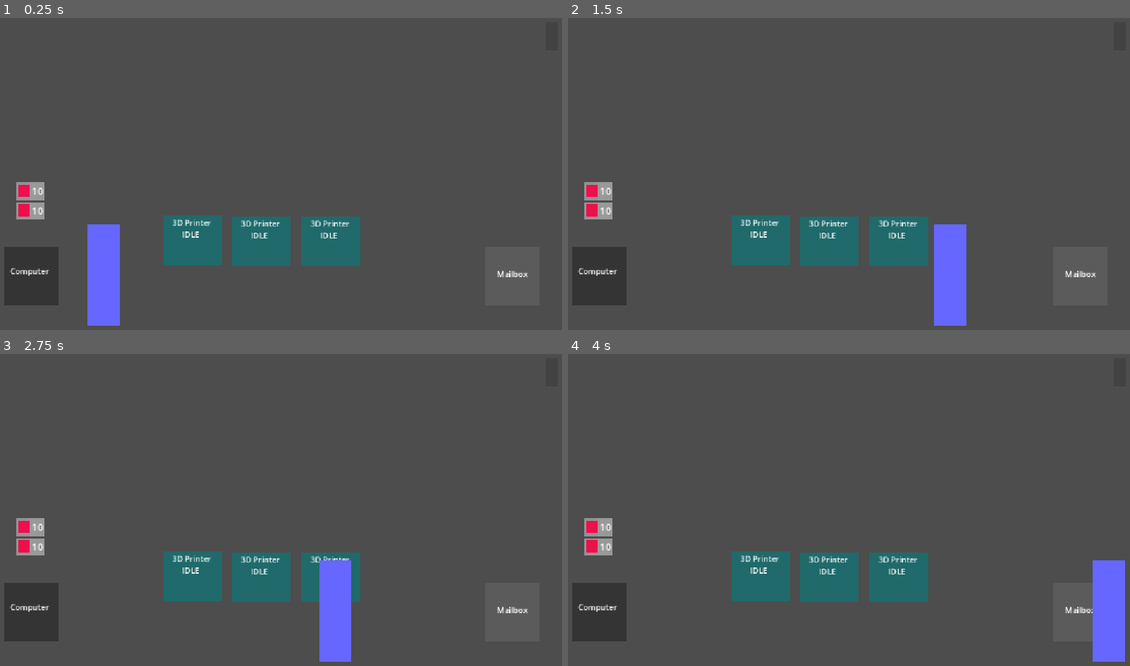
Above: before the commit, frames 1-4 (two rows, left to right).
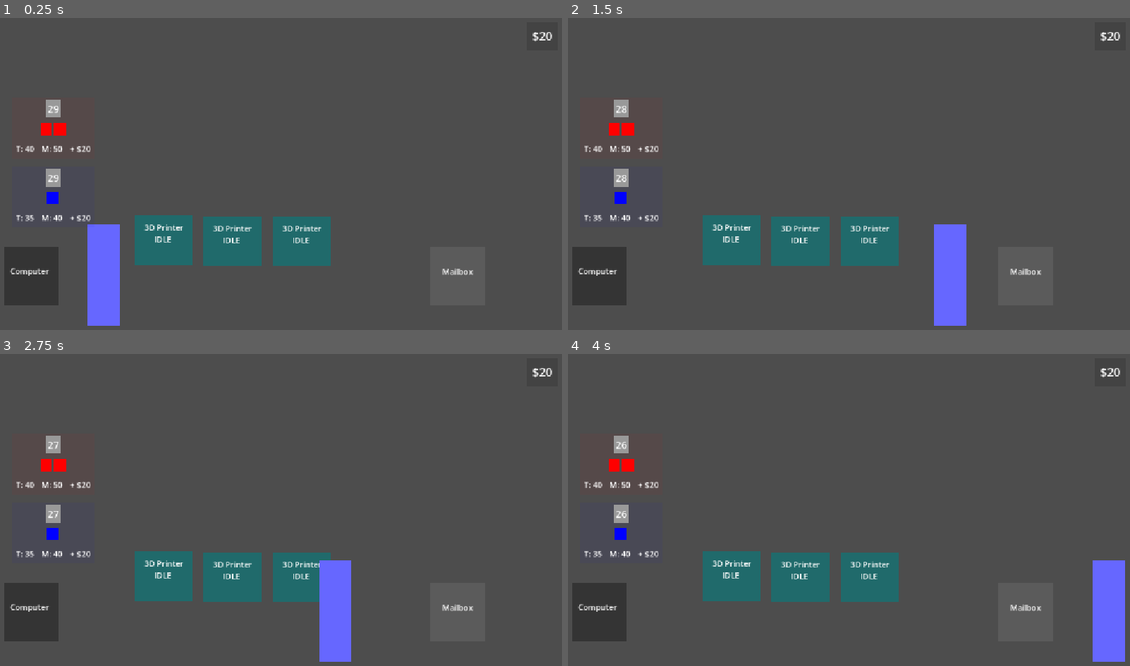
Above: after the commit, the same moments.

Repository: nathanestock/GMTK_Jam_26
Game: Godot game, scene res://main.tscn
Same seed, same stepped clock (60 frames per second), same inputs: the game is played once before the commit and once after it.
Inputs:
- Up to frame 1 (0.25 s): no input
- Up to frame 2 (1.5 s): tap Enter (ui_accept) at 0.5, 0.77 s; hold Right (ui_right) from 0.53 s (still down)
- Up to frame 3 (2.75 s): tap Enter (ui_accept) at 1.52 s; release Right (ui_right) at 2.03 s; hold Left (ui_left) from 2.03 s (still down)
- Up to frame 4 (4 s): release Left (ui_left) at 2.78 s; hold Right (ui_right) from 2.78 s (still down); tap Enter (ui_accept) at 3.02, 3.77 s

The runs differ from the first frame. In frame 1, 4.9% of the frame differs, in the area x 2-99%, y 4-84%; in frame 2, 4.9%; in frame 3, 4.4%; in frame 4, 4.9%.

Commit message:
improved and consolidated ui

Diff:
--- a/gmtk-jam-2026/3d_printer.gd
+++ b/gmtk-jam-2026/3d_printer.gd
@@ -86,6 +86,7 @@
 func _on_print_done():
 	_set_state(State.DONE)
 	countdown.hide()
+	print(printing_items)
 	print_done_ui.show_items(printing_items)
 
 
--- a/gmtk-jam-2026/3d_printer.tscn
+++ b/gmtk-jam-2026/3d_printer.tscn
@@ -11,52 +11,61 @@
 script = ExtResource("1_pmq5y")
 
 [node name="ColorRect" type="ColorRect" parent="." unique_id=1632248545]
-offset_right = 119.0
+anchors_preset = 5
+anchor_left = 0.5
+anchor_right = 0.5
+offset_left = -59.5
+offset_right = 59.5
 offset_bottom = 102.0
+grow_horizontal = 2
 color = Color(0.12744379, 0.41741565, 0.41870344, 1)
 
 [node name="Label" type="Label" parent="." unique_id=1260825969]
-offset_left = 18.0
-offset_top = 3.0
-offset_right = 97.0
-offset_bottom = 26.0
+offset_left = -39.0
+offset_top = 13.0
+offset_right = 40.0
+offset_bottom = 36.0
 text = "3D Printer"
 
 [node name="StateLabel" type="Label" parent="." unique_id=1207424293]
-offset_left = 16.0
-offset_top = 27.0
-offset_right = 95.0
-offset_bottom = 50.0
+offset_left = -41.0
+offset_top = 37.0
+offset_right = 38.0
+offset_bottom = 60.0
 text = "IDLE"
 horizontal_alignment = 1
 
 [node name="PrintItems" type="HBoxContainer" parent="." unique_id=2048400638]
 visible = false
-offset_left = -20.0
-offset_top = -150.0
-offset_right = 127.0
-offset_bottom = -9.0
-theme_override_constants/separation = 12
-alignment = 2
+anchors_preset = 7
+anchor_left = 0.5
+anchor_top = 1.0
+anchor_right = 0.5
+anchor_bottom = 1.0
+offset_left = -73.5
+offset_top = -141.0
+offset_right = 73.5
+grow_horizontal = 2
+grow_vertical = 0
+theme_override_constants/separation = 32
+alignment = 1
 
 [node name="Countdown" parent="." unique_id=93846558 instance=ExtResource("2_pmq5y")]
 visible = false
-offset_left = 36.0
-offset_top = 55.0
-offset_right = 76.0
-offset_bottom = 95.0
+offset_left = -20.0
+offset_top = -58.0
+offset_right = 20.0
+offset_bottom = -18.0
 
 [node name="PrintDoneActionUI" parent="." unique_id=1200552192 instance=ExtResource("3_pxnxx")]
 visible = false
-offset_left = 46.0
-offset_top = -40.0
-offset_right = 70.0
-offset_bottom = -16.0
+offset_transform_enabled = true
+offset_transform_position = Vector2(0, -20)
 
 [node name="Area2D" type="Area2D" parent="." unique_id=1828446575]
 
 [node name="CollisionShape2D" type="CollisionShape2D" parent="Area2D" unique_id=584956314]
-position = Vector2(60, 51)
+position = Vector2(-1, 50)
 shape = SubResource("RectangleShape2D_fnrvf")
 
 [connection signal="timeout" from="Countdown" to="." method="_on_print_done"]
--- a/gmtk-jam-2026/computer.gd
+++ b/gmtk-jam-2026/computer.gd
@@ -1,35 +1,30 @@
 extends Node2D
 
 const new_print_job = preload("res://ui/new_print_job_ui.tscn")
-const basic_job = preload("res://jobs/basic_job.tres")
-const big_job = preload("res://jobs/big_job.tres")
 
 @export var player: Player = null
 
 @onready var new_jobs = $NewJobs
 @onready var area2d = $Area2D
 
-# Called when the node enters the scene tree for the first time.
 func _ready():
-	_new_job(basic_job)
-	_new_job(big_job)
+	for job in JobManager.new_jobs:
+		_on_new_job(job)
+
+	JobManager.new_job.connect(_on_new_job)
 
 
-# Called every frame. 'delta' is the elapsed time since the previous frame.
-func _process(_delta):
-	var jobs = new_jobs.get_children()
-	if jobs.size() == 0:
-		_new_job(basic_job)
-
-func _new_job(job: PrintJob):
+func _on_new_job(job: PrintJob):
 	var new_job = new_print_job.instantiate()
 	new_job.job = job
-	new_job.job.set_item_colors()
 	area2d.body_entered.connect(new_job.show_actions)
 	area2d.body_exited.connect(new_job.hide_actions)
+
 	new_job.accepted.connect(_on_job_accepted)
+	new_job.expired.connect(JobManager.on_new_job_expired)
 
 	new_jobs.add_child(new_job)
+
 
 func _on_job_accepted(node: NewPrintJobUI):
 	JobManager.on_player_accepted_job(node.job)
--- a/gmtk-jam-2026/computer.tscn
+++ b/gmtk-jam-2026/computer.tscn
@@ -21,11 +21,15 @@
 text = "Computer"
 
 [node name="NewJobs" type="VBoxContainer" parent="." unique_id=96716841]
-offset_left = -19.0
-offset_top = -202.0
-offset_right = 128.0
-offset_bottom = -61.0
-theme_override_constants/separation = 12
+anchors_preset = 2
+anchor_top = 1.0
+anchor_bottom = 1.0
+offset_top = -141.0
+offset_right = 147.0
+grow_vertical = 0
+offset_transform_enabled = true
+offset_transform_position = Vector2(24, -48)
+theme_override_constants/separation = 32
 alignment = 2
 
 [node name="Area2D" type="Area2D" parent="." unique_id=1768047220]
--- a/gmtk-jam-2026/items/print_item.gd
+++ b/gmtk-jam-2026/items/print_item.gd
@@ -1,6 +1,7 @@
 extends Resource
 class_name PrintItem
 
+@export var material: int = 0
 @export var print_time: int = 0
 
 var color: Color
--- a/gmtk-jam-2026/job_manager.gd
+++ b/gmtk-jam-2026/job_manager.gd
@@ -2,6 +2,7 @@
 class_name JobManagerClass
 
 signal job_completed(PrintJob)
+signal new_job(PrintJob)
 
 const print_job_ui = preload("res://ui/print_job_ui.tscn")
 
@@ -9,13 +10,19 @@
 @onready var money_ui = $MoneyCounterUI
 
 var jobs: Array[PrintJob] = []
+var new_jobs: Array[PrintJob] = []
 
 
 func _ready():
 	money_ui.set_money(20)
+	_create_new_job(Color.RED)
+	_create_new_job(Color.BLUE)
+
 
 func on_player_accepted_job(job: PrintJob):
 	jobs.append(job)
+	var index = new_jobs.find(job)
+	new_jobs.remove_at(index)
 	_render_jobs_ui()
 
 
@@ -59,7 +66,33 @@
 	for job in completed_jobs:
 		money_ui.add_money(job.reward)
 
+		_create_new_job(job.color)
+
 		var index = list_hbox.get_children().map(func (ui): return ui.job).find(job)
 		var job_ui = list_hbox.get_child(index)
 		job_ui.queue_free()
 		jobs.remove_at(index)
+
+
+func _create_new_job(color: Color):
+	var job = PrintJob.new()
+	job.accept_time = 30
+	job.reward = 20
+	job.color = color
+
+	for i in randi_range(1, 2):
+		var item = PrintItem.new()
+		item.print_time = 5
+		item.material = 10
+		item.color = job.color
+		job.items.append(item)
+
+	new_jobs.append(job)
+	new_job.emit(job)
+
+
+func on_new_job_expired(job: PrintJob):
+	var index  = new_jobs.find(job)
+	new_jobs.remove_at(index)
+
+	_create_new_job(job.color)
--- a/gmtk-jam-2026/job_manager.tscn
+++ b/gmtk-jam-2026/job_manager.tscn
@@ -11,7 +11,9 @@
 anchor_left = 0.5
 anchor_right = 0.5
 grow_horizontal = 2
-theme_override_constants/separation = 20
+offset_transform_enabled = true
+offset_transform_position = Vector2(0, 16)
+theme_override_constants/separation = 32
 alignment = 1
 
 [node name="MoneyCounterUI" parent="." unique_id=1718694508 instance=ExtResource("2_d4d37")]
--- a/gmtk-jam-2026/jobs/print_job.gd
+++ b/gmtk-jam-2026/jobs/print_job.gd
@@ -14,9 +14,11 @@
 	return total
 
 
-func set_item_colors():
+func get_total_material() -> int:
+	var total = accept_time
 	for item in items:
-		item.color = color
+		total += item.material
+	return total
 
 
 func is_completed():
--- a/gmtk-jam-2026/mailbox.gd
+++ b/gmtk-jam-2026/mailbox.gd
@@ -3,11 +3,10 @@
 
 
 @onready var deliver_jobs_ui = $ReadyToDeliverJobs
-@onready var completed_jobs_list = $ReadyToDeliverJobs/VBoxContainer/CompletedJobList
-@onready var btn = $ReadyToDeliverJobs/VBoxContainer/Button
+@onready var completed_jobs_list = $ReadyToDeliverJobs/CompletedJobList
+@onready var btn = $ReadyToDeliverJobs/Button
 
 
-# Called when the node enters the scene tree for the first time.
 func _ready():
 	JobManager.job_completed.connect(_on_job_completed)
 
@@ -23,14 +22,29 @@
 
 
 func _on_job_completed(job: PrintJob):
+	var job_panel = PanelContainer.new()
+
+	var style = StyleBoxFlat.new()
+	style.set_border_width_all(1)
+	style.border_color = job.color
+	style.bg_color = job.color
+	style.bg_color.a = 0.05
+	style.set_expand_margin_all(8)
+
+	job_panel.add_theme_stylebox_override("panel", style)
+
 	var job_item_list = HBoxContainer.new()
+	job_item_list.alignment = BoxContainer.ALIGNMENT_CENTER
+
 	for item in job.items:
 		var rect = ColorRect.new()
 		rect.custom_minimum_size = Vector2(24,24)
 		rect.color = item.color
 		job_item_list.add_child(rect)
 
-	completed_jobs_list.add_child(job_item_list)
+	job_panel.add_child(job_item_list)
+
+	completed_jobs_list.add_child(job_panel)
 	deliver_jobs_ui.show()
 
 
--- a/gmtk-jam-2026/mailbox.tscn
+++ b/gmtk-jam-2026/mailbox.tscn
@@ -9,42 +9,53 @@
 script = ExtResource("1_oanx3")
 
 [node name="ColorRect" type="ColorRect" parent="." unique_id=1481730074]
-offset_right = 112.0
+anchors_preset = 1
+anchor_left = 1.0
+anchor_right = 1.0
+offset_left = -112.0
 offset_bottom = 120.0
+grow_horizontal = 0
 color = Color(0.35906905, 0.35906908, 0.35906896, 1)
 
 [node name="Label" type="Label" parent="." unique_id=2124266698]
-offset_left = 24.0
-offset_top = 44.0
-offset_right = 102.0
-offset_bottom = 67.0
+offset_left = -88.0
+offset_top = 39.0
+offset_right = -10.0
+offset_bottom = 62.0
 text = "Mailbox"
 
-[node name="ReadyToDeliverJobs" type="PanelContainer" parent="." unique_id=324858021]
+[node name="ReadyToDeliverJobs" type="HBoxContainer" parent="." unique_id=853832115]
 visible = false
-offset_left = 27.308167
-offset_top = -103.412415
-offset_right = 89.30817
-offset_bottom = -63.412415
+anchors_preset = 3
+anchor_left = 1.0
+anchor_top = 1.0
+anchor_right = 1.0
+anchor_bottom = 1.0
+offset_left = -100.0
+offset_top = -40.0
+grow_horizontal = 0
+grow_vertical = 0
+offset_transform_enabled = true
+offset_transform_position = Vector2(-12, -24)
+theme_override_constants/separation = 12
+alignment = 2
 
-[node name="VBoxContainer" type="VBoxContainer" parent="ReadyToDeliverJobs" unique_id=120856059]
-layout_mode = 2
-theme_override_constants/separation = 8
-
-[node name="CompletedJobList" type="VBoxContainer" parent="ReadyToDeliverJobs/VBoxContainer" unique_id=1587857847]
-layout_mode = 2
-
-[node name="Button" type="Button" parent="ReadyToDeliverJobs/VBoxContainer" unique_id=1080115950]
+[node name="Button" type="Button" parent="ReadyToDeliverJobs" unique_id=1080115950]
 visible = false
 layout_mode = 2
 text = "SHIP IT"
 
+[node name="CompletedJobList" type="VBoxContainer" parent="ReadyToDeliverJobs" unique_id=9610336]
+custom_minimum_size = Vector2(100, 0)
+layout_mode = 2
+theme_override_constants/separation = 32
+
 [node name="Area2D" type="Area2D" parent="." unique_id=798140632]
 
 [node name="CollisionShape2D" type="CollisionShape2D" parent="Area2D" unique_id=562128933]
-position = Vector2(56, 59)
+position = Vector2(-56, 60)
 shape = SubResource("RectangleShape2D_ha6t8")
 
-[connection signal="pressed" from="ReadyToDeliverJobs/VBoxContainer/Button" to="." method="_on_button_pressed"]
+[connection signal="pressed" from="ReadyToDeliverJobs/Button" to="." method="_on_button_pressed"]
 [connection signal="body_entered" from="Area2D" to="." method="_on_area_2d_body_entered"]
 [connection signal="body_exited" from="Area2D" to="." method="_on_area_2d_body_exited"]
--- a/gmtk-jam-2026/ui/money_counter_ui.gd
+++ b/gmtk-jam-2026/ui/money_counter_ui.gd
@@ -10,6 +10,7 @@
 
 func set_money(value: int):
 	money = value
+	_update_money_label()
 
 
 func add_money(value: int):
--- a/gmtk-jam-2026/ui/new_print_job_ui.gd
+++ b/gmtk-jam-2026/ui/new_print_job_ui.gd
@@ -1,19 +1,45 @@
-extends PanelContainer
+extends HBoxContainer
 class_name NewPrintJobUI
 
-signal accepted(NewPrintJob)
+signal accepted(NewPrintJobUI)
+signal expired(PrintJob)
 
 @export var job: PrintJob
 
-@onready var countdown = $HBoxContainer/Countdown
-@onready var accept_btn = $HBoxContainer/Button
+@onready var panel = $PanelContainer
+@onready var countdown = $PanelContainer/VBoxContainer/Countdown
+@onready var accept_btn = $Button
+@onready var items_list = $PanelContainer/VBoxContainer/ItemUIList
+@onready var time_label = $PanelContainer/VBoxContainer/HBoxContainer/PrintTimeLabel
+@onready var material_label = $PanelContainer/VBoxContainer/HBoxContainer/MaterialLabel
+@onready var reward_label = $PanelContainer/VBoxContainer/HBoxContainer/RewardLabel
 
 # Called when the node enters the scene tree for the first time.
 func _ready():
-	#countdown.start(job.accept_time)
+	for item in job.items:
+		var rect = ColorRect.new()
+		rect.custom_minimum_size = Vector2(24,24)
+		rect.color = job.color
+		items_list.add_child(rect)
+
+	time_label.text = "T: %d" % job.get_total_time()
+	material_label.text = "M: %d" % job.get_total_material()
+	reward_label.text = "+ $%d" % job.reward
+
+	countdown.start(job.accept_time)
 	countdown.connect("timeout", _on_expired)
 
+	var style = StyleBoxFlat.new()
+	style.set_border_width_all(1)
+	style.border_color = job.color
+	style.bg_color = job.color
+	style.bg_color.a = 0.05
+	style.set_expand_margin_all(8)
+
+	panel.add_theme_stylebox_override("panel", style)
+
 func _on_expired():
+	expired.emit(job)
 	queue_free()
 
 func show_actions(_body):
--- a/gmtk-jam-2026/ui/new_print_job_ui.tscn
+++ b/gmtk-jam-2026/ui/new_print_job_ui.tscn
@@ -3,37 +3,73 @@
 [ext_resource type="Script" uid="uid://bv2d04xatm3b" path="res://ui/new_print_job_ui.gd" id="1_risfh"]
 [ext_resource type="PackedScene" uid="uid://real3m6m8fbo" path="res://ui/countdown.tscn" id="2_v6w5o"]
 
-[sub_resource type="StyleBoxFlat" id="StyleBoxFlat_e8xbq"]
-bg_color = Color(1, 1, 1, 0.39215687)
-expand_margin_left = 4.0
-expand_margin_top = 4.0
-expand_margin_right = 4.0
-expand_margin_bottom = 4.0
+[sub_resource type="StyleBoxFlat" id="StyleBoxFlat_syao1"]
+bg_color = Color(0.31431612, 0.31431612, 0.31431603, 1)
+border_width_left = 2
+border_width_top = 2
+border_width_right = 2
+border_width_bottom = 2
+border_color = Color(1, 1, 1, 1)
+expand_margin_left = 8.0
+expand_margin_top = 8.0
+expand_margin_right = 8.0
+expand_margin_bottom = 8.0
 
-[node name="NewPrintJobUI" type="PanelContainer" unique_id=1200552192]
+[node name="NewPrintJobUI" type="HBoxContainer" unique_id=522537254]
 z_index = 2
 z_as_relative = false
+anchors_preset = 7
+anchor_left = 0.5
+anchor_top = 1.0
+anchor_right = 0.5
+anchor_bottom = 1.0
+offset_left = -103.5
+offset_top = -107.0
+offset_right = 103.5
+grow_horizontal = 2
+grow_vertical = 0
 size_flags_horizontal = 4
 size_flags_vertical = 4
-theme_override_styles/panel = SubResource("StyleBoxFlat_e8xbq")
+theme_override_constants/separation = 16
 script = ExtResource("1_risfh")
 
-[node name="HBoxContainer" type="HBoxContainer" parent="." unique_id=2015079944]
+[node name="PanelContainer" type="PanelContainer" parent="." unique_id=1276990504]
+layout_mode = 2
+theme_override_styles/panel = SubResource("StyleBoxFlat_syao1")
+
+[node name="VBoxContainer" type="VBoxContainer" parent="PanelContainer" unique_id=1535155332]
+layout_mode = 2
+theme_override_constants/separation = 16
+
+[node name="Countdown" parent="PanelContainer/VBoxContainer" unique_id=93846558 instance=ExtResource("2_v6w5o")]
 layout_mode = 2
 
-[node name="ColorRect" type="ColorRect" parent="HBoxContainer" unique_id=796025825]
-custom_minimum_size = Vector2(24, 24)
+[node name="ItemUIList" type="HBoxContainer" parent="PanelContainer/VBoxContainer" unique_id=672453723]
+custom_minimum_size = Vector2(0, 24)
 layout_mode = 2
-size_flags_horizontal = 4
-size_flags_vertical = 4
-color = Color(0.9384959, 0.057033993, 0.29948437, 1)
+alignment = 1
 
-[node name="Countdown" parent="HBoxContainer" unique_id=93846558 instance=ExtResource("2_v6w5o")]
+[node name="HBoxContainer" type="HBoxContainer" parent="PanelContainer/VBoxContainer" unique_id=680950830]
 layout_mode = 2
+theme_override_constants/separation = 16
 
-[node name="Button" type="Button" parent="HBoxContainer" unique_id=775843018]
+[node name="PrintTimeLabel" type="Label" parent="PanelContainer/VBoxContainer/HBoxContainer" unique_id=1636462392]
+layout_mode = 2
+text = "T: 50"
+
+[node name="MaterialLabel" type="Label" parent="PanelContainer/VBoxContainer/HBoxContainer" unique_id=1716773675]
+layout_mode = 2
+text = "M: 50"
+
+[node name="RewardLabel" type="Label" parent="PanelContainer/VBoxContainer/HBoxContainer" unique_id=468178944]
+layout_mode = 2
+size_flags_horizontal = 3
+text = "+ $50"
+horizontal_alignment = 2
+
+[node name="Button" type="Button" parent="." unique_id=775843018]
 visible = false
 layout_mode = 2
 text = "ACCEPT"
 
-[connection signal="pressed" from="HBoxContainer/Button" to="." method="_on_button_pressed"]
+[connection signal="pressed" from="Button" to="." method="_on_button_pressed"]
--- a/gmtk-jam-2026/ui/print_done_action_ui.gd
+++ b/gmtk-jam-2026/ui/print_done_action_ui.gd
@@ -1,12 +1,22 @@
-extends PanelContainer
+extends VBoxContainer
 class_name PrintDoneActionUI
 
 signal pickup
 
-@onready var item_list = $VBoxContainer/HBoxContainer
-@onready var pickup_btn = $VBoxContainer/Button
+@onready var panel = $PanelContainer
+@onready var item_list = $PanelContainer/VBoxContainer/ItemUIList
+@onready var pickup_btn = $Button
 
 func show_items(items: Array[PrintItem]):
+	var style = StyleBoxFlat.new()
+	style.set_border_width_all(1)
+	style.border_color = items[0].color
+	style.bg_color = style.border_color
+	style.bg_color.a = 0.05
+	style.set_expand_margin_all(8)
+
+	panel.add_theme_stylebox_override("panel", style)
+
 	for item in items:
 		var rect = ColorRect.new()
 		rect.custom_minimum_size = Vector2(24,24)
@@ -19,6 +29,9 @@
 	pickup.emit()
 	hide()
 
+	for item in item_list.get_children():
+		item.queue_free()
+
 
 func show_actions():
 	pickup_btn.show()
--- a/gmtk-jam-2026/ui/print_done_action_ui.tscn
+++ b/gmtk-jam-2026/ui/print_done_action_ui.tscn
@@ -1,37 +1,42 @@
 [gd_scene format=3 uid="uid://dm43vq1iau5qw"]
 
 [ext_resource type="Script" uid="uid://cd2ubcu5cbeop" path="res://ui/print_done_action_ui.gd" id="1_y1odk"]
-[ext_resource type="PackedScene" uid="uid://real3m6m8fbo" path="res://ui/countdown.tscn" id="2_cwlnv"]
 
-[sub_resource type="StyleBoxFlat" id="StyleBoxFlat_e8xbq"]
-bg_color = Color(1, 1, 1, 0.39215687)
-expand_margin_left = 4.0
-expand_margin_top = 4.0
-expand_margin_right = 4.0
-expand_margin_bottom = 4.0
-
-[node name="PrintDoneActionUI" type="PanelContainer" unique_id=1200552192]
+[node name="PrintDoneActionUI" type="VBoxContainer" unique_id=1172094364]
 z_index = 2
 z_as_relative = false
+anchors_preset = 7
+anchor_left = 0.5
+anchor_top = 1.0
+anchor_right = 0.5
+anchor_bottom = 1.0
+offset_left = -32.5
+offset_top = -39.0
+offset_right = 32.5
+grow_horizontal = 2
+grow_vertical = 0
 size_flags_horizontal = 4
 size_flags_vertical = 4
-theme_override_styles/panel = SubResource("StyleBoxFlat_e8xbq")
+theme_override_constants/separation = 16
+alignment = 2
 script = ExtResource("1_y1odk")
 
-[node name="VBoxContainer" type="VBoxContainer" parent="." unique_id=1048176404]
+[node name="Button" type="Button" parent="." unique_id=2136159073]
+visible = false
+custom_minimum_size = Vector2(0, 60)
+layout_mode = 2
+text = "PICKUP"
+
+[node name="PanelContainer" type="PanelContainer" parent="." unique_id=801692932]
+layout_mode = 2
+
+[node name="VBoxContainer" type="VBoxContainer" parent="PanelContainer" unique_id=1048176404]
 layout_mode = 2
 theme_override_constants/separation = 8
 
-[node name="Countdown" parent="VBoxContainer" unique_id=93846558 instance=ExtResource("2_cwlnv")]
-visible = false
-layout_mode = 2
-
-[node name="HBoxContainer" type="HBoxContainer" parent="VBoxContainer" unique_id=1450044950]
+[node name="ItemUIList" type="HBoxContainer" parent="PanelContainer/VBoxContainer" unique_id=1450044950]
+custom_minimum_size = Vector2(0, 24)
 layout_mode = 2
 alignment = 1
 
-[node name="Button" type="Button" parent="VBoxContainer" unique_id=2136159073]
-layout_mode = 2
-text = "PICKUP"
-
-[connection signal="pressed" from="VBoxContainer/Button" to="." method="_on_button_pressed"]
+[connection signal="pressed" from="Button" to="." method="_on_button_pressed"]
--- a/gmtk-jam-2026/ui/print_item_action_ui.gd
+++ b/gmtk-jam-2026/ui/print_item_action_ui.gd
@@ -1,4 +1,4 @@
-extends PanelContainer
+extends VBoxContainer
 class_name PrintItemActionUI
 
 signal print(items: Array[PrintItem])
@@ -6,12 +6,22 @@
 @export var job: PrintJob
 @export var max_items: int = 1
 
-@onready var countdown = $VBoxContainer/Countdown
-@onready var item_list = $VBoxContainer/HBoxContainer
+@onready var panel = $PanelContainer
+@onready var time_label = $PanelContainer/VBoxContainer/PrintTimeLabel
+@onready var item_list = $PanelContainer/VBoxContainer/ItemListUI
 
 var print_items: Array[PrintItem] = []
 
 func _ready():
+	var style = StyleBoxFlat.new()
+	style.set_border_width_all(1)
+	style.border_color = job.color
+	style.bg_color = job.color
+	style.bg_color.a = 0.05
+	style.set_expand_margin_all(8)
+
+	panel.add_theme_stylebox_override("panel", style)
+
 	var open_items = job.items.filter(func (i): return i.is_open())
 
 	for item in open_items:
@@ -25,5 +35,7 @@
 		if print_items.size() >= max_items:
 			break
 
+	time_label.text = "T: %d" % print_items.map(func (i): return i.print_time).max()
+
 func _on_button_pressed():
 	print.emit(print_items)
--- a/gmtk-jam-2026/ui/print_item_action_ui.tscn
+++ b/gmtk-jam-2026/ui/print_item_action_ui.tscn
@@ -1,38 +1,45 @@
 [gd_scene format=3 uid="uid://b6cku6jwa1w4e"]
 
 [ext_resource type="Script" uid="uid://bfmdifoyfnl1y" path="res://ui/print_item_action_ui.gd" id="1_jaflf"]
-[ext_resource type="PackedScene" uid="uid://real3m6m8fbo" path="res://ui/countdown.tscn" id="2_5y85t"]
 
-[sub_resource type="StyleBoxFlat" id="StyleBoxFlat_e8xbq"]
-bg_color = Color(1, 1, 1, 0.39215687)
-expand_margin_left = 4.0
-expand_margin_top = 4.0
-expand_margin_right = 4.0
-expand_margin_bottom = 4.0
-
-[node name="PrintItemActionUI" type="PanelContainer" unique_id=1200552192]
+[node name="PrintItemActionUI" type="VBoxContainer" unique_id=1794530848]
 z_index = 2
 z_as_relative = false
-offset_right = 106.0
-offset_bottom = 31.0
+anchors_preset = 7
+anchor_left = 0.5
+anchor_top = 1.0
+anchor_right = 0.5
+anchor_bottom = 1.0
+offset_left = -53.0
+offset_top = -70.0
+offset_right = 53.0
+grow_horizontal = 2
+grow_vertical = 0
 size_flags_horizontal = 4
 size_flags_vertical = 4
-theme_override_styles/panel = SubResource("StyleBoxFlat_e8xbq")
+theme_override_constants/separation = 16
 script = ExtResource("1_jaflf")
 
-[node name="VBoxContainer" type="VBoxContainer" parent="." unique_id=1654754367]
+[node name="Button" type="Button" parent="." unique_id=775843018]
+custom_minimum_size = Vector2(0, 60)
+layout_mode = 2
+text = "PRINT"
+
+[node name="PanelContainer" type="PanelContainer" parent="." unique_id=976767496]
+layout_mode = 2
+
+[node name="VBoxContainer" type="VBoxContainer" parent="PanelContainer" unique_id=1654754367]
 layout_mode = 2
 theme_override_constants/separation = 8
 
-[node name="Countdown" parent="VBoxContainer" unique_id=93846558 instance=ExtResource("2_5y85t")]
+[node name="PrintTimeLabel" type="Label" parent="PanelContainer/VBoxContainer" unique_id=910729906]
 layout_mode = 2
+text = "T: 50"
+horizontal_alignment = 1
 
-[node name="HBoxContainer" type="HBoxContainer" parent="VBoxContainer" unique_id=1473660525]
+[node name="ItemListUI" type="HBoxContainer" parent="PanelContainer/VBoxContainer" unique_id=1473660525]
+custom_minimum_size = Vector2(0, 24)
 layout_mode = 2
 alignment = 1
 
-[node name="Button" type="Button" parent="VBoxContainer" unique_id=775843018]
-layout_mode = 2
-text = "PRINT"
-
-[connection signal="pressed" from="VBoxContainer/Button" to="." method="_on_button_pressed"]
+[connection signal="pressed" from="Button" to="." method="_on_button_pressed"]
--- a/gmtk-jam-2026/ui/print_job_ui.gd
+++ b/gmtk-jam-2026/ui/print_job_ui.gd
@@ -4,18 +4,31 @@
 @export var job: PrintJob
 
 @onready var countdown = $VBoxContainer/Countdown
-@onready var items_list = $VBoxContainer/HBoxContainer
+@onready var items_list = $VBoxContainer/ItemUIList
+@onready var reward_label = $VBoxContainer/RewardLabel
 
 var completed_items: Array[PrintItem] = []
 
 func _ready():
+	var style = StyleBoxFlat.new()
+	style.set_border_width_all(1)
+	style.border_color = job.color
+	style.bg_color = style.border_color
+	style.bg_color.a = 0.05
+	style.set_expand_margin_all(8)
+
+	add_theme_stylebox_override("panel", style)
+
 	countdown.start(job.get_total_time())
+
 	for item in job.items:
 		var rect = ColorRect.new()
 		rect.custom_minimum_size = Vector2(24,24)
 		rect.color = job.color
 		rect.color.a = 0.2
 		items_list.add_child(rect)
+
+	reward_label.text = "+ $%d" % job.reward
 
 
 func _on_countdown_timeout():
--- a/gmtk-jam-2026/ui/print_job_ui.tscn
+++ b/gmtk-jam-2026/ui/print_job_ui.tscn
@@ -36,11 +36,20 @@
 layout_mode = 2
 size_flags_horizontal = 4
 size_flags_vertical = 4
+theme_override_constants/separation = 16
 
 [node name="Countdown" parent="VBoxContainer" unique_id=93846558 instance=ExtResource("2_j6y5t")]
 layout_mode = 2
 
-[node name="HBoxContainer" type="HBoxContainer" parent="VBoxContainer" unique_id=315675438]
+[node name="ItemUIList" type="HBoxContainer" parent="VBoxContainer" unique_id=315675438]
+custom_minimum_size = Vector2(0, 24)
 layout_mode = 2
+alignment = 1
+
+[node name="RewardLabel" type="Label" parent="VBoxContainer" unique_id=1116021776]
+layout_mode = 2
+size_flags_horizontal = 3
+text = "+ $50"
+horizontal_alignment = 2
 
 [connection signal="timeout" from="VBoxContainer/Countdown" to="." method="_on_countdown_timeout"]
